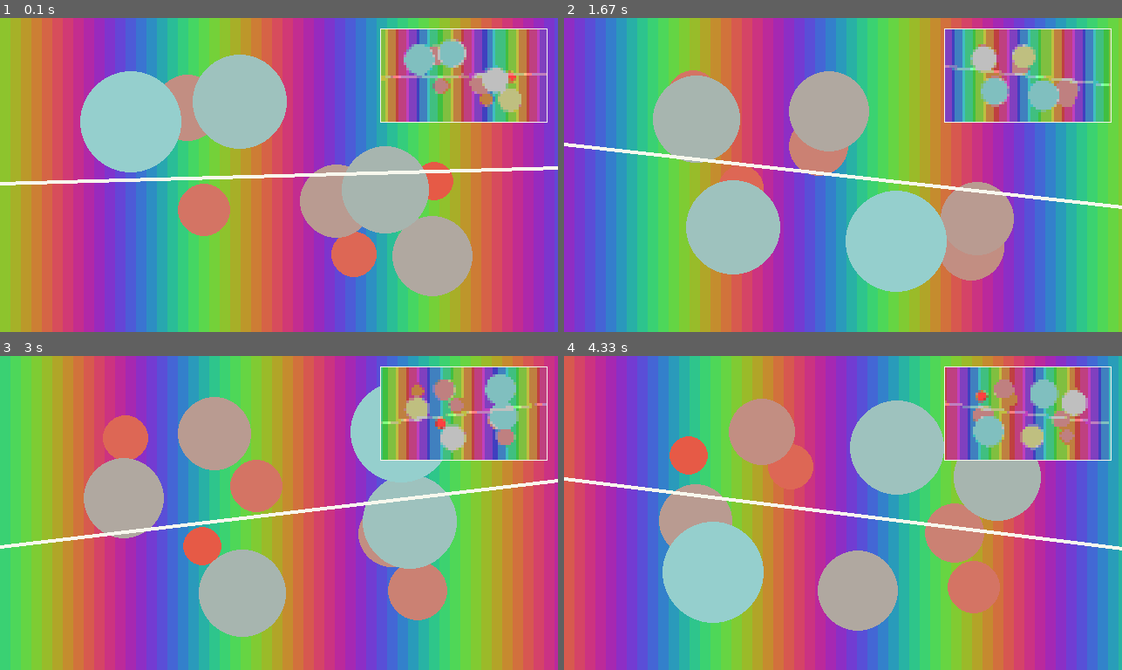
Above: before the commit, frames 1-4 (two rows, left to right).
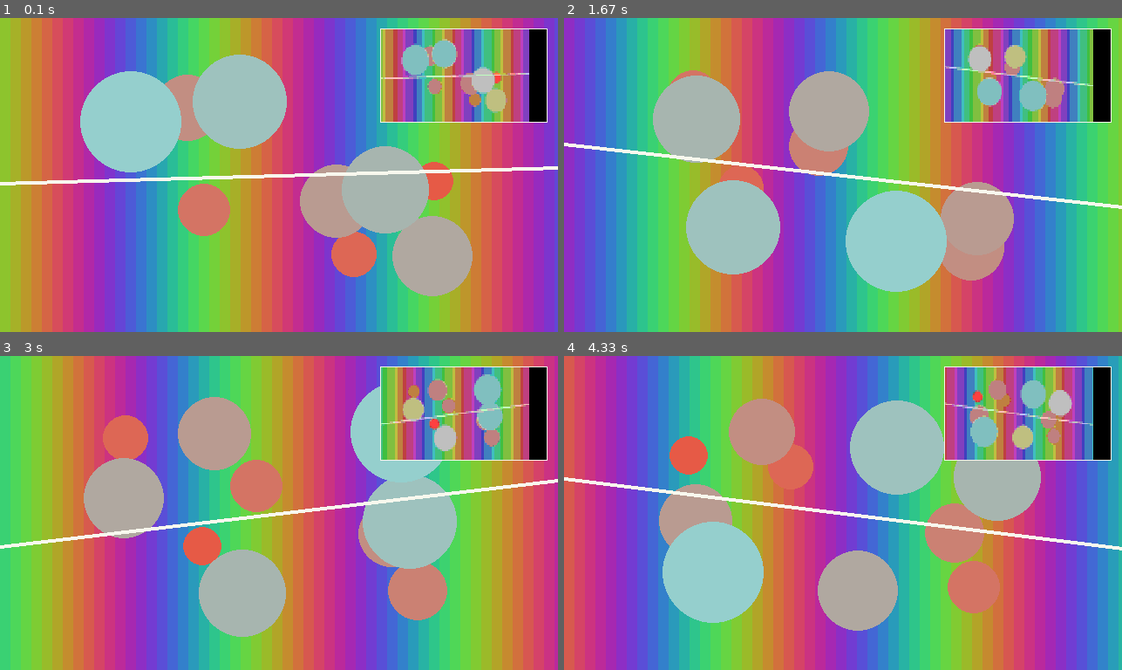
Above: after the commit, the same moments.

Repository: sionmad/mc-remote-projector
Game: pygame game, started from main.py
The game is run twice, just before and just after one commit, with the same random seed, the same clock (stepped at 60 frames per second) and the same inputs.
Inputs:
- Up to frame 1 (0.1 s): no input
- Up to frame 2 (1.67 s): no input
- Up to frame 3 (3 s): no input
- Up to frame 4 (4.33 s): no input

The runs differ from the first frame. In frame 1, 7.0% of the frame differs, in the area x 68-98%, y 3-34%; in frame 2, 6.6%; in frame 3, 6.7%; in frame 4, 6.9%.

Commit message:
main.pyのサンプルサイズを128x64に変更し、卒業発表用の新しいMarkdownファイルを追加

Diff:
--- a/games/mediapipe_breakout/main.py
+++ /dev/null
@@ -1,245 +0,0 @@
-import cv2
-import mediapipe as mp
-import numpy as np
-
-from stages import STAGE_1
-
-# =====================
-# 画面設定
-# =====================
-WIDTH, HEIGHT = 800, 600
-
-# =====================
-# パドル
-# =====================
-PADDLE_W = 120
-PADDLE_H = 15
-PADDLE_Y = HEIGHT - 40
-
-# =====================
-# ボール
-# =====================
-BALL_R = 8
-BALL_SPEED = 5
-
-# =====================
-# MediaPipe
-# =====================
-mp_hands = mp.solutions.hands
-hands = mp_hands.Hands(
-    max_num_hands=1,
-    min_detection_confidence=0.6,
-    min_tracking_confidence=0.6
-)
-
-# =====================
-# ステージAPI
-# =====================
-def load_stage(stage):
-    blocks = []
-    bw, bh = stage["block_size"]
-    pad = stage["padding"]
-    ox, oy = stage["offset"]
-
-    for ry, row in enumerate(stage["layout"]):
-        for rx, ch in enumerate(row):
-            info = stage["block_types"].get(ch)
-            if info is None:
-                continue
-
-            blocks.append({
-                "x": ox + rx * (bw + pad),
-                "y": oy + ry * (bh + pad),
-                "w": bw,
-                "h": bh,
-                "hp": info["hp"],
-                "color": info["color"],
-                "effect": info.get("effect")
-            })
-    return blocks
-
-# =====================
-# ボール効果API
-# =====================
-def apply_block_effect(effect):
-    global ball_vx, ball_vy
-
-    if effect == "speed_up":
-        ball_vx *= 1.2
-        ball_vy *= 1.2
-    elif effect == "slow_down":
-        ball_vx *= 0.8
-        ball_vy *= 0.8
-
-# =====================
-# ゲーム状態描画
-# =====================
-def draw_gameover(frame):
-    cv2.putText(frame, "GAME OVER",
-                (WIDTH // 2 - 180, HEIGHT // 2),
-                cv2.FONT_HERSHEY_SIMPLEX,
-                2.0, (0, 0, 255), 5)
-    cv2.putText(frame, "Press R to Restart",
-                (WIDTH // 2 - 180, HEIGHT // 2 + 60),
-                cv2.FONT_HERSHEY_SIMPLEX,
-                1.0, (255, 255, 255), 2)
-
-def draw_clear(frame):
-    cv2.putText(frame, "GAME CLEAR!!!",
-                (WIDTH // 2 - 200, HEIGHT // 2),
-                cv2.FONT_HERSHEY_SIMPLEX,
-                2.0, (0, 255, 0), 5)
-    cv2.putText(frame, "Press R to Restart",
-                (WIDTH // 2 - 180, HEIGHT // 2 + 60),
-                cv2.FONT_HERSHEY_SIMPLEX,
-                1.0, (255, 255, 255), 2)
-
-# =====================
-# リセット
-# =====================
-def reset_game():
-    global blocks, ball_x, ball_y, ball_vx, ball_vy, game_state
-    blocks = load_stage(STAGE_1)
-    ball_x = WIDTH // 2
-    ball_y = HEIGHT // 2
-    ball_vx = BALL_SPEED
-    ball_vy = -BALL_SPEED
-    game_state = "PLAY"
-
-# =====================
-# 初期化
-# =====================
-blocks = load_stage(STAGE_1)
-
-paddle_x = WIDTH // 2 - PADDLE_W // 2
-
-ball_x = WIDTH // 2
-ball_y = HEIGHT // 2
-ball_vx = BALL_SPEED
-ball_vy = -BALL_SPEED
-
-game_state = "PLAY"  # PLAY / GAMEOVER / CLEAR
-
-# =====================
-# カメラ
-# =====================
-cap = cv2.VideoCapture(0)
-cv2.namedWindow("Hand Block Breaker")
-cv2.resizeWindow("Hand Block Breaker", WIDTH, HEIGHT)
-
-# =====================
-# メインループ
-# =====================
-while True:
-    ret, frame = cap.read()
-    if not ret:
-        break
-
-    frame = cv2.flip(frame, 1)
-    frame = cv2.resize(frame, (WIDTH, HEIGHT))
-    camera_frame = frame.copy()
-    frame = np.zeros_like(frame)
-    rgb = cv2.cvtColor(camera_frame, cv2.COLOR_BGR2RGB)
-
-    results = hands.process(rgb)
-
-    # =====================
-    # PLAY状態
-    # =====================
-    if game_state == "PLAY":
-
-        # 手入力 → パドル
-        if results.multi_hand_landmarks:
-            lm = results.multi_hand_landmarks[0].landmark
-            wrist_x = lm[mp_hands.HandLandmark.WRIST].x
-            paddle_x = int(wrist_x * WIDTH - PADDLE_W / 2)
-            paddle_x = max(0, min(WIDTH - PADDLE_W, paddle_x))
-
-        # ボール移動
-        ball_x += ball_vx
-        ball_y += ball_vy
-
-        # 壁反射
-        if ball_x < BALL_R or ball_x > WIDTH - BALL_R:
-            ball_vx *= -1
-        if ball_y < BALL_R:
-            ball_vy *= -1
-
-        # パドル反射
-        if (PADDLE_Y < ball_y + BALL_R < PADDLE_Y + PADDLE_H and
-            paddle_x < ball_x < paddle_x + PADDLE_W):
-            ball_vy *= -1
-            ball_y = PADDLE_Y - BALL_R
-
-        # ブロック衝突
-        for block in blocks[:]:
-            if (block["x"] < ball_x < block["x"] + block["w"] and
-                block["y"] < ball_y < block["y"] + block["h"]):
-
-                block["hp"] -= 1
-                ball_vy *= -1
-
-                if block.get("effect"):
-                    apply_block_effect(block["effect"])
-
-                if block["hp"] <= 0:
-                    blocks.remove(block)
-                break
-
-        # ゲームオーバー
-        if ball_y > HEIGHT:
-            game_state = "GAMEOVER"
-
-        # ゲームクリア
-        if len(blocks) == 0:
-            game_state = "CLEAR"
-
-    # =====================
-    # 描画
-    # =====================
-    if game_state == "PLAY":
-        cv2.rectangle(
-            frame,
-            (paddle_x, PADDLE_Y),
-            (paddle_x + PADDLE_W, PADDLE_Y + PADDLE_H),
-            (255, 255, 255),
-            -1
-        )
-
-        cv2.circle(
-            frame,
-            (int(ball_x), int(ball_y)),
-            BALL_R,
-            (0, 255, 255),
-            -1
-        )
-
-        for block in blocks:
-            cv2.rectangle(
-                frame,
-                (block["x"], block["y"]),
-                (block["x"] + block["w"], block["y"] + block["h"]),
-                block["color"],
-                -1
-            )
-
-    elif game_state == "GAMEOVER":
-        draw_gameover(frame)
-
-    elif game_state == "CLEAR":
-        draw_clear(frame)
-
-    cv2.imshow("Hand Block Breaker", frame)
-
-    key = cv2.waitKey(1) & 0xFF
-    if key == 27:
-        break
-    if key == ord("r") and game_state != "PLAY":
-        reset_game()
-
-# =====================
-# 終了
-# =====================
-cap.release()
-cv2.destroyAllWindows()
-hands.close()
--- a/games/mediapipe_breakout/stages.py
+++ /dev/null
@@ -1,40 +0,0 @@
-# stages.py
-
-STAGE_1 = {
-    "block_size": (60, 25),
-    "padding": 5,
-    "offset": (50, 60),
-    "layout": [
-        "NNNNNNNNNN",
-        "HHHHHHHHHH",
-        "SSSSSSSSSS",
-        "RRRRRRRRRR",
-        "HHHHHHHHHH",
-        "NNNNNNNNNN"
-        #You can create the layout of the stage using the following characters:
-        #"N": Normal block
-        #"H": Hard block
-        #"S": Speed up block
-        #"R": Slow down block
-    ],
-    "block_types": {
-        "N": {
-            "hp": 1,
-            "color": (0, 120, 255)
-        },
-        "H": {
-            "hp": 3,
-            "color": (0, 60, 200)
-        },
-        "S": {
-            "hp": 1,
-            "color": (0, 255, 0),
-            "effect": "speed_up"
-        },
-        "R": {
-            "hp": 1,
-            "color": (255, 200, 0),
-            "effect": "slow_down"
-        }
-    }
-}
--- a/main.py
+++ b/main.py
@@ -25,7 +25,7 @@
 from xperiment.minecraft_screen import MinecraftPixelScreen, make_palette
 
 WINDOW_SIZE = (640, 360)
-SAMPLE_SIZE = (64, 36)
+SAMPLE_SIZE = (128, 64)
 FPS = 60
 MINECRAFT_FPS = 20
 
--- a/param_mc_remote.py
+++ b/param_mc_remote.py
@@ -9,12 +9,12 @@
 
 
 PLAYER_NAME = "Lovin_Han"  # set your player name in Minecraft
-PLAYER_ORIGIN = Vec3(1000, 10, 1000)  # PO.x, PO.y, PO.z
+PLAYER_ORIGIN = Vec3(1000, -60, 1000)  # PO.x, PO.y, PO.z
 print(f"param_mc_remote loaded for {PLAYER_NAME} at {PLAYER_ORIGIN.x}, {PLAYER_ORIGIN.y}, {PLAYER_ORIGIN.z}")
 
 # minecraft remote connection to the host at address:port
 # ADRS_MCR = "localhost"  # Minecraft server running on your pc
-ADRS_MCR = "sb.mc-remote.com"  # mc-remote sandbox server
+ADRS_MCR = "localhost"  # mc-remote sandbox server
 PORT_MCR = 25575  # socket server port
 
 # vertical levels in Minecraft 1.20+
Binary file added: images/for-reveal-js/hikaku.png
Binary file added: images/for-reveal-js/invader-game.png
Binary file added: images/for-reveal-js/many-files.png
Not shown, added: newREVEALJS.md
